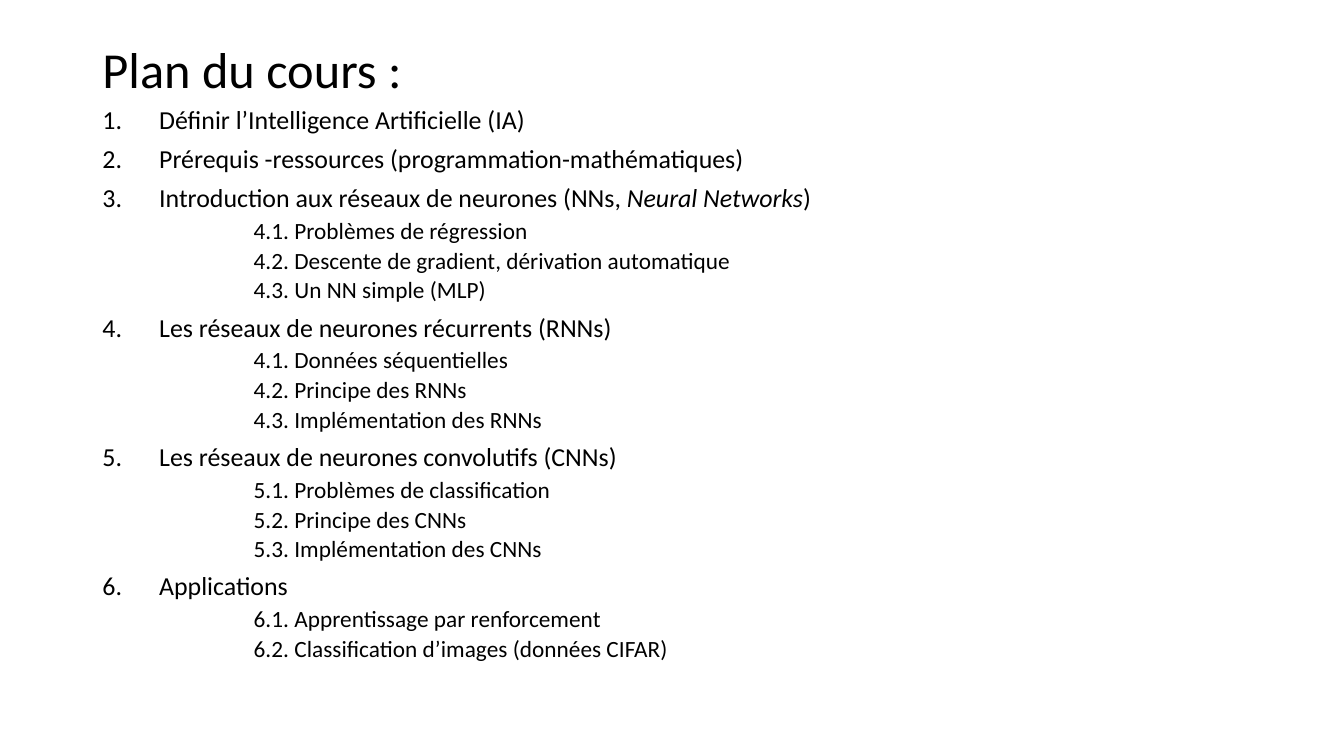
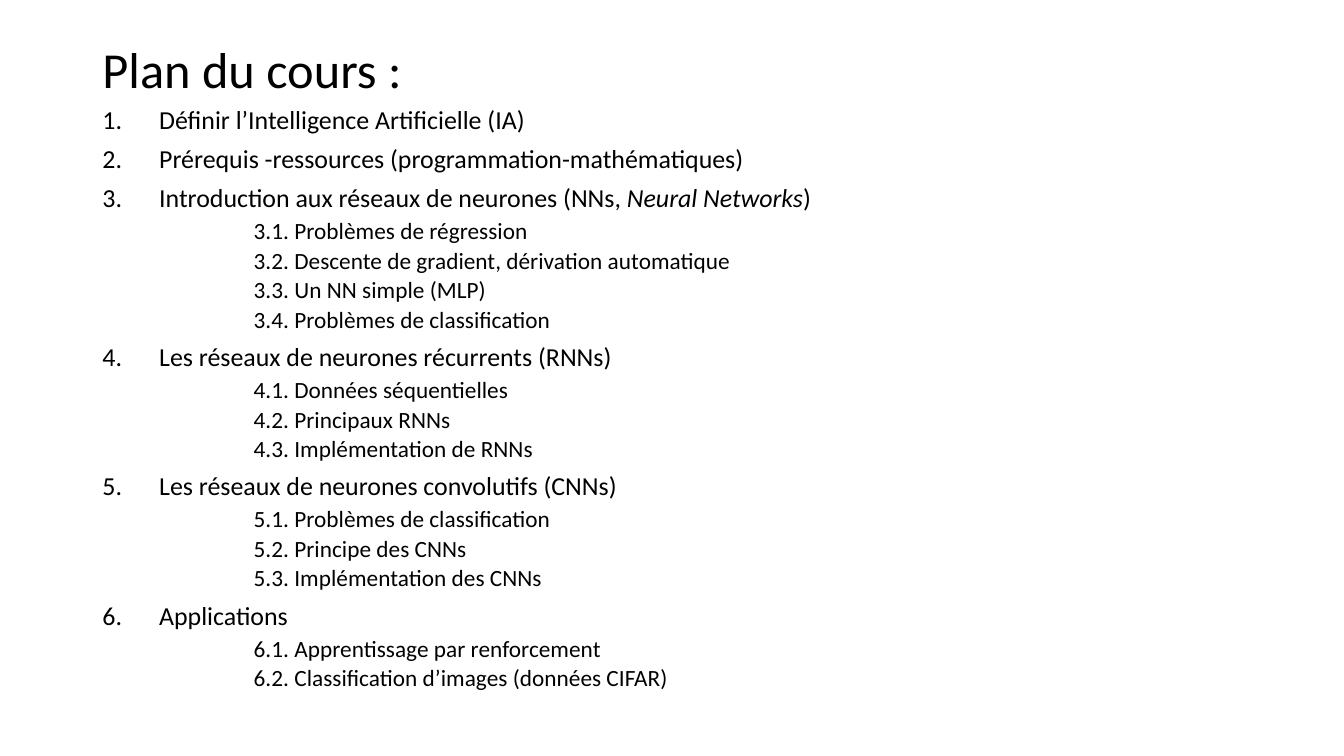
Before and after one commit to jolindien-git/jolindien-git.github.io, a slide deck: slide 2 of Intelligence Artificielle et Analyse de donnees.pptx. Drawn at 1344x756 pixels with LibreOffice and Linux fonts; fonts in the diff are those of the drawing. Boxes give left, top, right and bottom in pixels: in the first picture for what was removed or moved away, otherwise in the second. Text is boxed around its words. In the diff, an @@ line names an element or a change of style, - is before the commit and + after.

Commit message:
update cours + titanic

```diff
--- a/Intelligence Artificielle et Analyse de donnees.pptx
+++ b/Intelligence Artificielle et Analyse de donnees.pptx
@@ text at bbox=[254, 223, 730, 328]: text changed @@
-  4.1. Problèmes de régression
-  4.2. Descente de gradient, dérivation automatique
-  4.3. Un NN simple (MLP)
+  3.1. Problèmes de régression
+  3.2. Descente de gradient, dérivation automatique
+  3.3. Un NN simple (MLP)
+  3.4. Problèmes de classification
@@ text at bbox=[254, 412, 533, 461]: text changed @@
-  4.2. Principe des RNNs
-  4.3. Implémentation des RNNs
+  4.2. Principaux RNNs
+  4.3. Implémentation de RNNs
```
Also in this commit, not shown: 3 other slides changed, 6 slides added, 1 slide removed, 4 other files.
